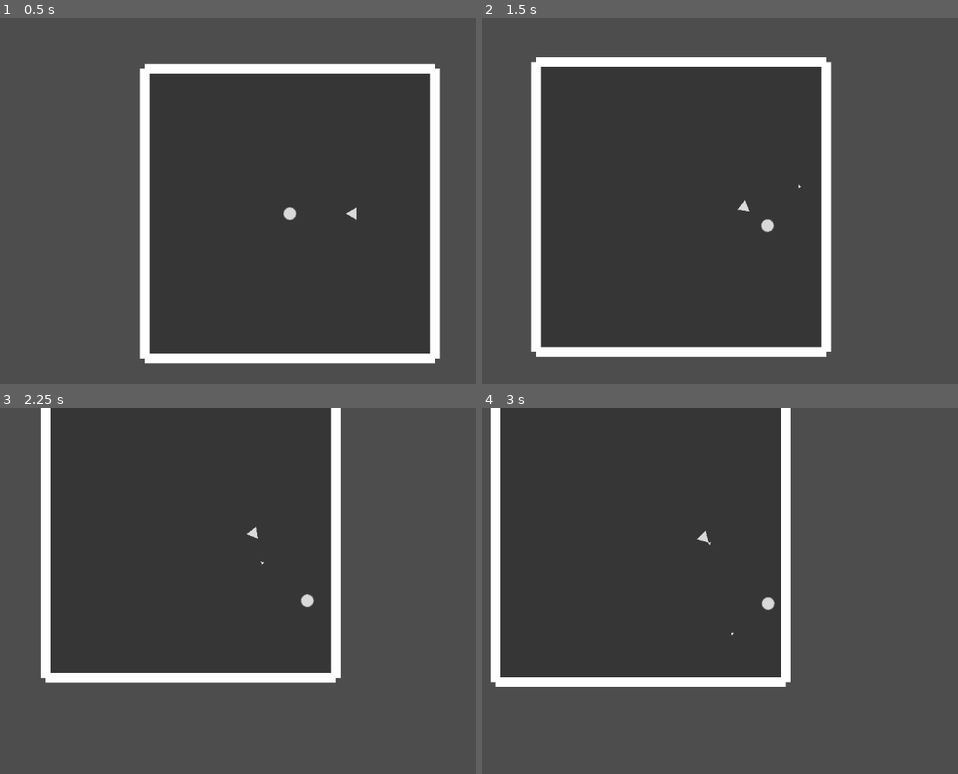
Above: before the commit, frames 1-4 (two rows, left to right).
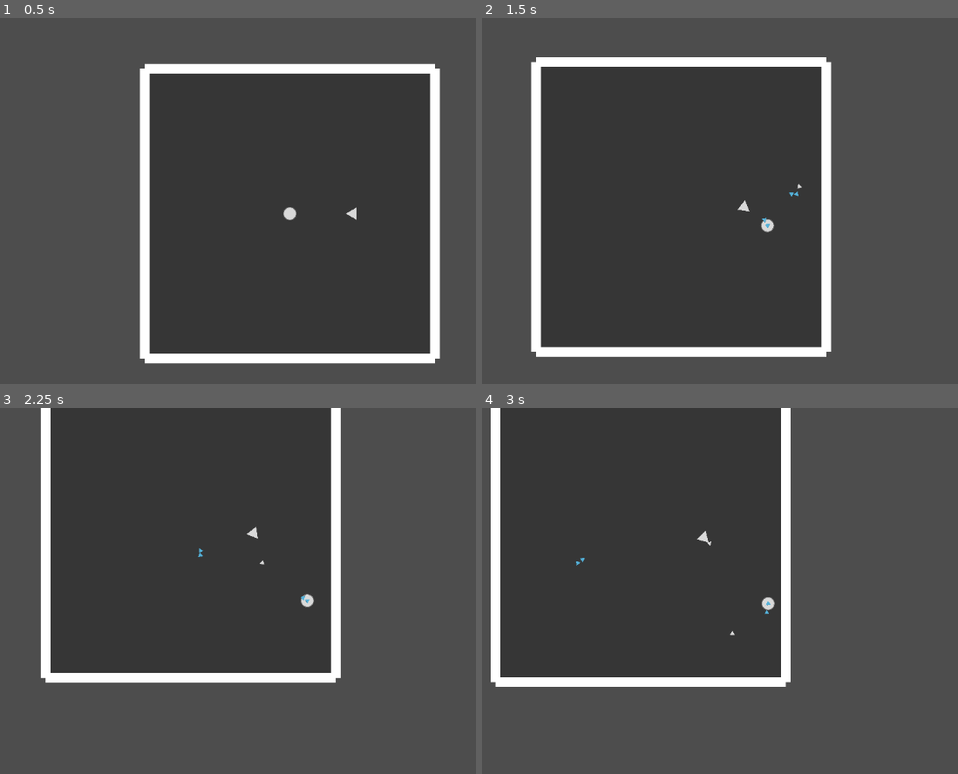
Above: after the commit, the same moments.

Repository: doanryderrhythm/thesis-1-vng-game
Game: Godot game, scene res://scenes/test/player_test_0.tscn
The game is run twice, just before and just after one commit, with the same random seed, the same clock (stepped at 60 frames per second) and the same inputs.
Inputs (mouse positions are in pixels of both pictures, inside the frame that each line leads up to):
- Up to frame 1 (0.5 s): no input
- Up to frame 2 (1.5 s): tap Enter at 0.5 s; move the mouse to (924, 193) at 0.52 s; hold Right (right) 0.53-1.28 s; tap Space (dash) at 0.6, 1.35 s; click (924, 193) at 0.67 s; move the mouse to (634, 233) at 1.27 s; hold Down (down) from 1.28 s (still down); click (634, 233) at 1.42 s
- Up to frame 3 (2.25 s): move the mouse to (361, 517) at 2.02 s; release Down (down) at 2.03 s; hold Right (right) from 2.03 s (still down); tap Space (dash) at 2.1 s; click (361, 517) at 2.17 s
- Up to frame 4 (3 s): move the mouse to (739, 682) at 2.77 s; release Right (right) at 2.78 s; hold Up (up) from 2.78 s (still down); tap Space (dash) at 2.85 s; click (739, 682) at 2.92 s

Frame 1 is identical in both runs. In frame 2, less than 0.1% of the frame differs, in the area x 58-68%, y 45-58%; in frame 3, less than 0.1%; in frame 4, less than 0.1%, in the area x 19-61%, y 36-63%.

Commit message:
Make health values for base character, change how stuff hurts characters

Diff:
--- a/untitled-thesis-1-game/scenes/bullets/base_bullet.tscn
+++ b/untitled-thesis-1-game/scenes/bullets/base_bullet.tscn
@@ -5,10 +5,10 @@
 [ext_resource type="Script" uid="uid://2jniw3exf4mu" path="res://scripts/area_2d/hit_area_2d.gd" id="2_3u0jw"]
 
 [sub_resource type="CircleShape2D" id="CircleShape2D_l68ur"]
-radius = 9.055386
+radius = 14.0
 
 [sub_resource type="CircleShape2D" id="CircleShape2D_08t8j"]
-radius = 12.0
+radius = 17.029387
 
 [node name="BaseBullet" type="RigidBody2D" unique_id=1344972379]
 collision_layer = 0
@@ -19,6 +19,7 @@
 
 [node name="Sprite2D" type="Sprite2D" parent="." unique_id=2096521337]
 rotation = 1.5707964
+scale = Vector2(1.5, 1.5)
 texture = ExtResource("1_0xma0")
 
 [node name="CollisionShape2D" type="CollisionShape2D" parent="." unique_id=1306195355]
--- /dev/null
+++ b/untitled-thesis-1-game/scenes/bullets/player_bullet.tscn
@@ -0,0 +1,11 @@
+[gd_scene format=3 uid="uid://vtxwdqpa14io"]
+
+[ext_resource type="PackedScene" uid="uid://ccs1cb8eeq3sc" path="res://scenes/bullets/base_bullet.tscn" id="1_om8qi"]
+
+[node name="PlayerBullet" unique_id=1344972379 instance=ExtResource("1_om8qi")]
+
+[node name="Sprite2D" parent="." index="0" unique_id=2096521337]
+modulate = Color(0.38601565, 0.8163898, 0.9999998, 1)
+
+[node name="HitArea2D" parent="." index="2" unique_id=489705954]
+collision_layer = 16
--- a/untitled-thesis-1-game/scenes/enemies/static_enemy.tscn
+++ b/untitled-thesis-1-game/scenes/enemies/static_enemy.tscn
@@ -22,7 +22,8 @@
 shoot_markers = [NodePath("ShootingMarker")]
 bullet_stats = ExtResource("2_rfjyv")
 bullet_scene = ExtResource("3_7oa8i")
-shoot_delay = 1.0
+shoot_delay = 0.05
+health = 100.0
 metadata/_custom_type_script = "uid://cfoxu5f2arqna"
 
 [node name="Sprite2D" type="Sprite2D" parent="." unique_id=1177427738]
--- a/untitled-thesis-1-game/scenes/player/player.tscn
+++ b/untitled-thesis-1-game/scenes/player/player.tscn
@@ -2,6 +2,8 @@
 
 [ext_resource type="Texture2D" uid="uid://dkk35nx33o3ps" path="res://sprites/player/player_circle_1-1.png" id="1_8afob"]
 [ext_resource type="Script" uid="uid://4ntrfrdt4iyl" path="res://scripts/player/player.gd" id="1_dovo2"]
+[ext_resource type="Resource" uid="uid://n0iycdu7o335" path="res://resources/bullets/bullet_triangle_1-1.tres" id="2_75vfm"]
+[ext_resource type="PackedScene" uid="uid://vtxwdqpa14io" path="res://scenes/bullets/player_bullet.tscn" id="3_0owmy"]
 [ext_resource type="Script" uid="uid://crv1isw4q5df" path="res://scripts/area_2d/hurt_area_2d.gd" id="3_gmlin"]
 [ext_resource type="Script" uid="uid://2jniw3exf4mu" path="res://scripts/area_2d/hit_area_2d.gd" id="3_lvxji"]
 
@@ -17,11 +19,15 @@
 [sub_resource type="CircleShape2D" id="CircleShape2D_lvxji"]
 radius = 49.09175
 
-[node name="Player" type="CharacterBody2D" unique_id=556700346]
+[node name="Player" type="CharacterBody2D" unique_id=556700346 node_paths=PackedStringArray("_shoot_markers")]
 collision_layer = 0
 motion_mode = 1
 platform_floor_layers = 4294967040
 script = ExtResource("1_dovo2")
+_bullet_stats = ExtResource("2_75vfm")
+_bullet_scene = ExtResource("3_0owmy")
+_shoot_markers = [NodePath("ShootingMarker")]
+health = 100.0
 
 [node name="Sprite2D" type="Sprite2D" parent="." unique_id=768663192]
 rotation = 1.5707964
@@ -80,6 +86,13 @@
 [node name="CollisionShape2D" type="CollisionShape2D" parent="HurtAreas/CircleHurtArea2D" unique_id=783319219]
 shape = SubResource("CircleShape2D_lvxji")
 
+[node name="ShootingMarker" type="Marker2D" parent="." unique_id=1095881050]
+
 [node name="DashTimer" type="Timer" parent="." unique_id=2064906837]
 wait_time = 0.2
 one_shot = true
+
+[node name="ShootingDelayTimer" type="Timer" parent="." unique_id=1597221770]
+wait_time = 0.05
+
+[connection signal="timeout" from="ShootingDelayTimer" to="." method="_on_shooting_delay_timer_timeout"]
--- a/untitled-thesis-1-game/scenes/test/player_test_0.tscn
+++ b/untitled-thesis-1-game/scenes/test/player_test_0.tscn
@@ -10,6 +10,7 @@
 
 [node name="StaticEnemy" parent="." unique_id=957259601 instance=ExtResource("2_q56r2")]
 position = Vector2(521, 0)
+shoot_delay = 1.0
 
 [node name="Player" parent="." unique_id=556700346 instance=ExtResource("1_vwf23")]
 
--- a/untitled-thesis-1-game/scripts/autoload/game_manager.gd
+++ b/untitled-thesis-1-game/scripts/autoload/game_manager.gd
@@ -1,3 +1,12 @@
 extends Node
 
 var player: Player
+
+var current_level: int = 0
+
+var current_phase: int = 0
+var max_phase: int = 0
+
+var min_enemies_num: int
+var max_enemies_num: int
+var enemies_num: int
--- a/untitled-thesis-1-game/scripts/autoload/value_storer.gd
+++ b/untitled-thesis-1-game/scripts/autoload/value_storer.gd
@@ -15,3 +15,7 @@
 # HEALTH
 var player_health: float = 100.0
 var enemy_health: float = 50.0
+
+# BULLETS
+var bullet_min_angular_velocity: float = -6.0
+var bullet_max_angular_velocity: float = 6.0
--- a/untitled-thesis-1-game/scripts/base_character/base_character.gd
+++ b/untitled-thesis-1-game/scripts/base_character/base_character.gd
@@ -1,7 +1,7 @@
 extends CharacterBody2D
 class_name BaseCharacter
 
-var health: float
+@export var health: float
 var direction_vector: Vector2 = Vector2.ZERO
 
 var hit_collision
@@ -16,6 +16,11 @@
 func _physics_process(_delta: float) -> void:
 	pass
 
+func take_damage(_damage: float) -> void:
+	health -= _damage
+	if health <= 0:
+		queue_free()
+
 func hurt(area: Area2D) -> void:
 	var temp = area
 	while temp.get_parent() != null:
@@ -24,4 +29,6 @@
 			break
 	if temp is Player:
 		queue_free()
+	else:
+		take_damage(5.0)
 	pass
--- a/untitled-thesis-1-game/scripts/bullets/base_bullet.gd
+++ b/untitled-thesis-1-game/scripts/bullets/base_bullet.gd
@@ -10,11 +10,13 @@
 var damage: float
 
 func _ready() -> void:
+	angular_velocity = randf_range(ValueStorer.bullet_min_angular_velocity, ValueStorer.bullet_max_angular_velocity)
+
 	sprite.texture = texture
 	sprite.global_rotation = angle
 
 	linear_velocity = speed * Vector2(cos(angle), sin(angle))
 
-func _on_body_entered(body: Node) -> void:
+func _on_body_entered(_body: Node) -> void:
 	queue_free()
 	pass
--- a/untitled-thesis-1-game/scripts/enemies/base_enemy.gd
+++ b/untitled-thesis-1-game/scripts/enemies/base_enemy.gd
@@ -13,7 +13,8 @@
 	pass
 
 func _process(_delta: float) -> void:
-	look_at(GameManager.player.position)
+	if GameManager.player:
+		look_at(GameManager.player.position)
 
 func shoot_bullets() -> void:
 	for i in range(shoot_markers.size()):
--- a/untitled-thesis-1-game/scripts/player/player.gd
+++ b/untitled-thesis-1-game/scripts/player/player.gd
@@ -19,7 +19,11 @@
 }
 
 @export var _character_type: CharacterType
+@export var _bullet_stats: BulletStats
+@export var _bullet_scene: PackedScene
+@export var _shoot_markers: Array[Marker2D]
 
+@onready var _shooting_delay_timer: Timer = $ShootingDelayTimer
 @onready var _dash_timer: Timer = $DashTimer
 
 @onready var _triangle_hurt_collision: CollisionPolygon2D = $HurtAreas/TriangleHurtArea2D/CollisionPolygon2D
@@ -82,6 +86,24 @@
 		_move_rate = ValueStorer.player_default_rate
 	pass
 
+func shoot_bullet() -> void:
+	for i in range(_shoot_markers.size()):
+		var bullet = _bullet_scene.instantiate()
+		bullet.global_position = _shoot_markers[i].global_position
+		bullet.texture = _bullet_stats.texture
+		bullet.speed = randf_range(_bullet_stats.min_speed, _bullet_stats.max_speed)
+		bullet.angle = rotation
+		bullet.damage = _bullet_stats.damage
+		get_tree().current_scene.add_child(bullet)
+
+func _input(event: InputEvent) -> void:
+	if event is InputEventMouseButton:
+		if event.button_index == MOUSE_BUTTON_LEFT and event.is_pressed():
+			shoot_bullet()
+			_shooting_delay_timer.start()
+		elif event.button_index == MOUSE_BUTTON_LEFT and event.is_released():
+			_shooting_delay_timer.stop()
+
 func state_check() -> void:
 	if direction_vector == Vector2.ZERO:
 		state = PlayerState.IDLE
@@ -120,3 +142,8 @@
 	_is_dash = is_toggled
 	hurt_collision.disabled = is_toggled
 	hit_collision.disabled = !is_toggled
+
+func _on_shooting_delay_timer_timeout() -> void:
+	_shooting_delay_timer.start()
+	shoot_bullet()
+	pass
--- /dev/null
+++ b/untitled-thesis-1-game/scripts/resources/resource_level.gd
@@ -0,0 +1,8 @@
+extends Resource
+class_name LevelStats
+
+@export var max_phase: int
+
+@export var enemies: Array[PackedScene]
+@export var min_enemies_num: int
+@export var max_enemies_num: int
Not shown, added: untitled-thesis-1-game/scripts/resources/resource_level.gd.uid
